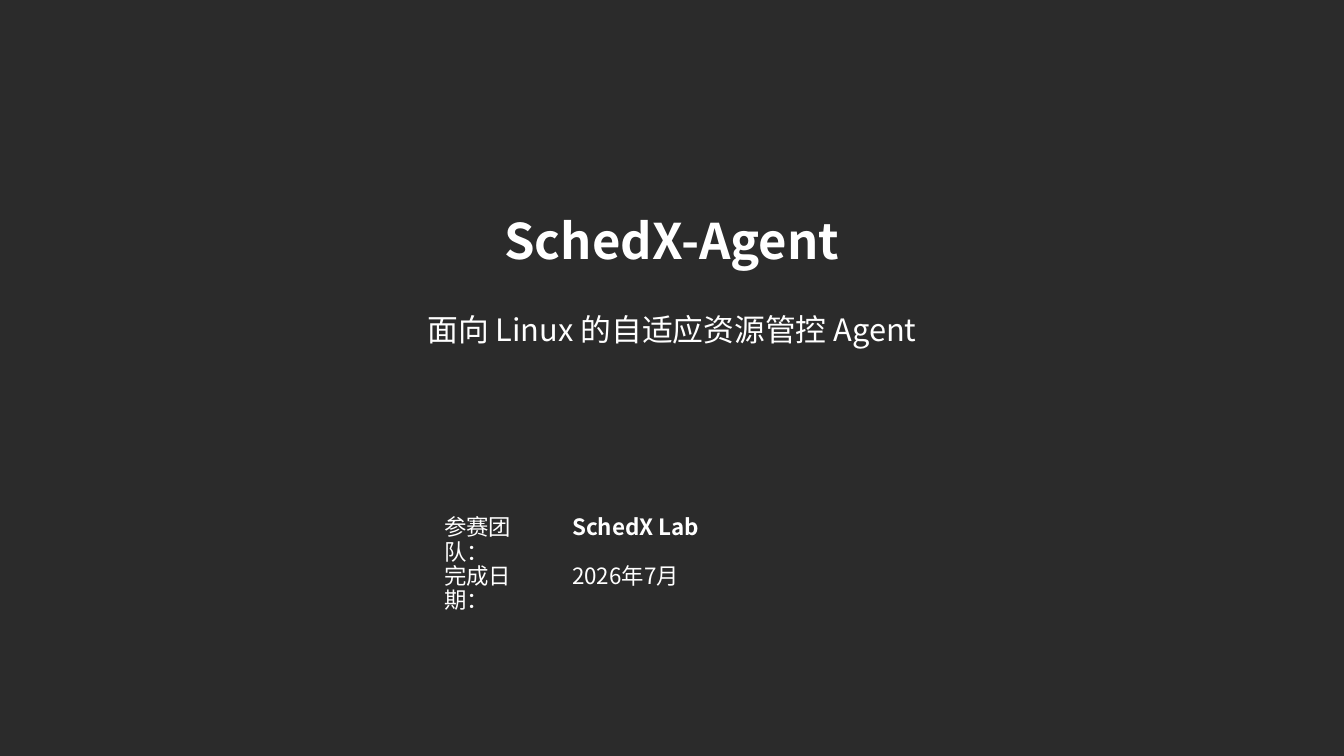
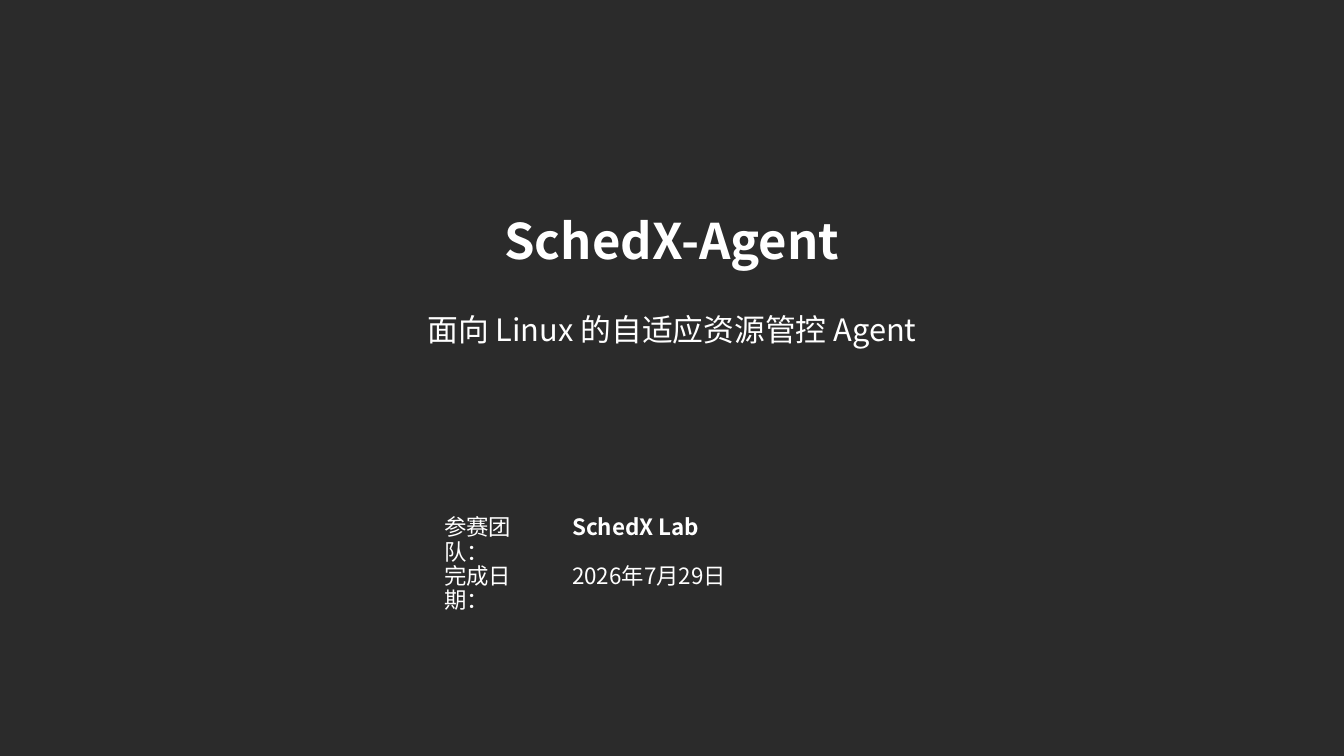
Before and after one commit to SuperGh2233/SchedX-Agent, a slide deck: slide 1 of SchedX-Agent_项目介绍.pptx. Drawn at 1344x756 pixels with LibreOffice and Linux fonts; fonts in the diff are those of the drawing; background and template pictures are left out; a plain dark background stands for a picture behind light text. Boxes give left, top, right and bottom in pixels: in the first picture for what was removed or moved away, otherwise in the second. Text is boxed around its words. In the diff, an @@ line names an element or a change of style, - is before the commit and + after.

```diff
--- a/SchedX-Agent_项目介绍.pptx
+++ b/SchedX-Agent_项目介绍.pptx
@@ text at (x1=572, y1=565, x2=726, y2=586): text changed @@
-2026年7月
+2026年7月29日
```
Also in this commit, not shown: 4 other slides changed, 19 other files.
